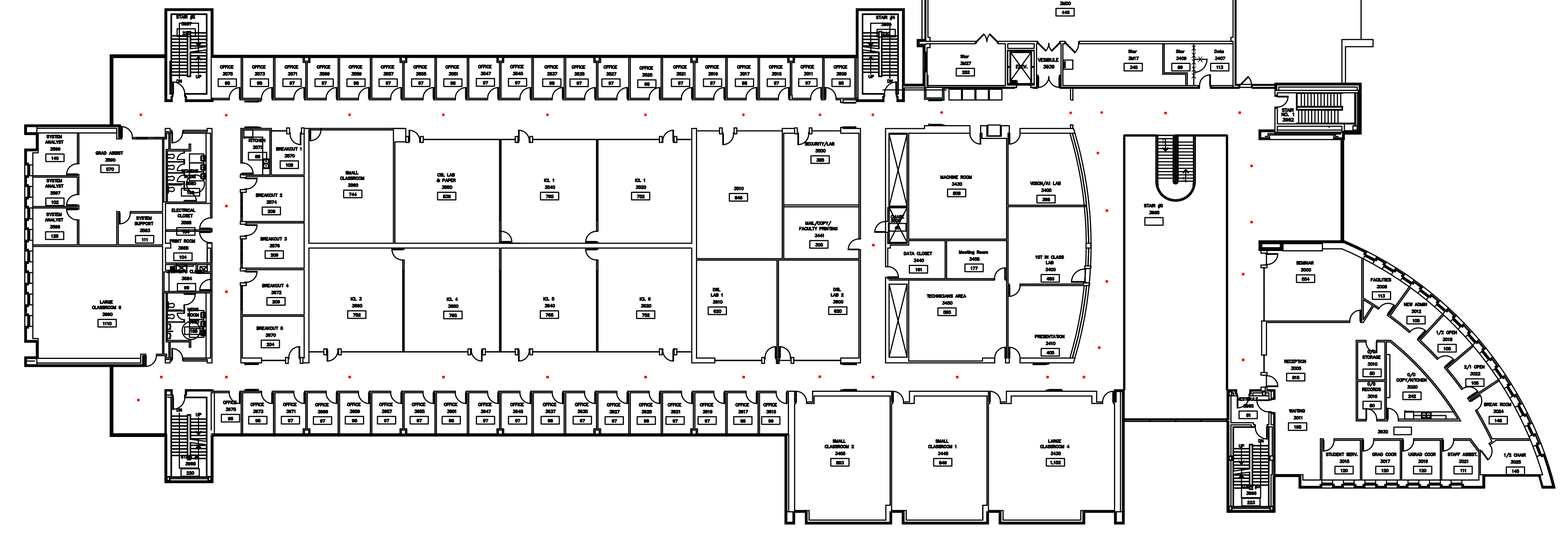
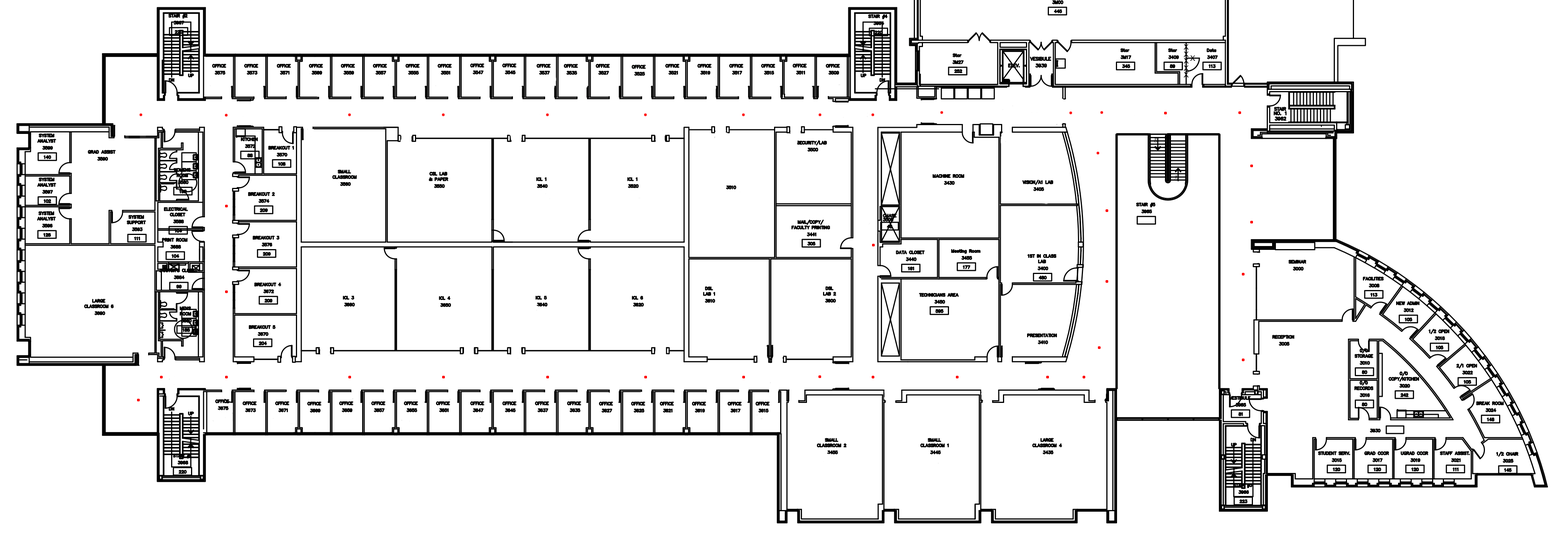
Layers edited between the first and the second 1568px x 551px image:
painted on "Background" over (16, 0, 1556, 525)
